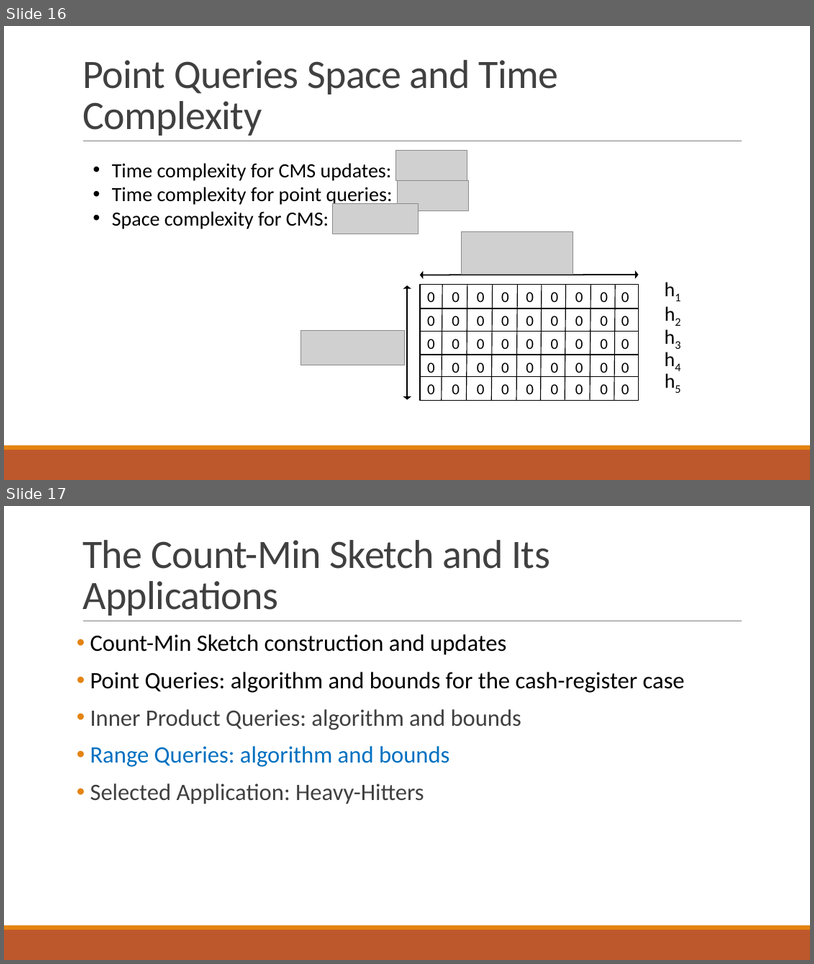
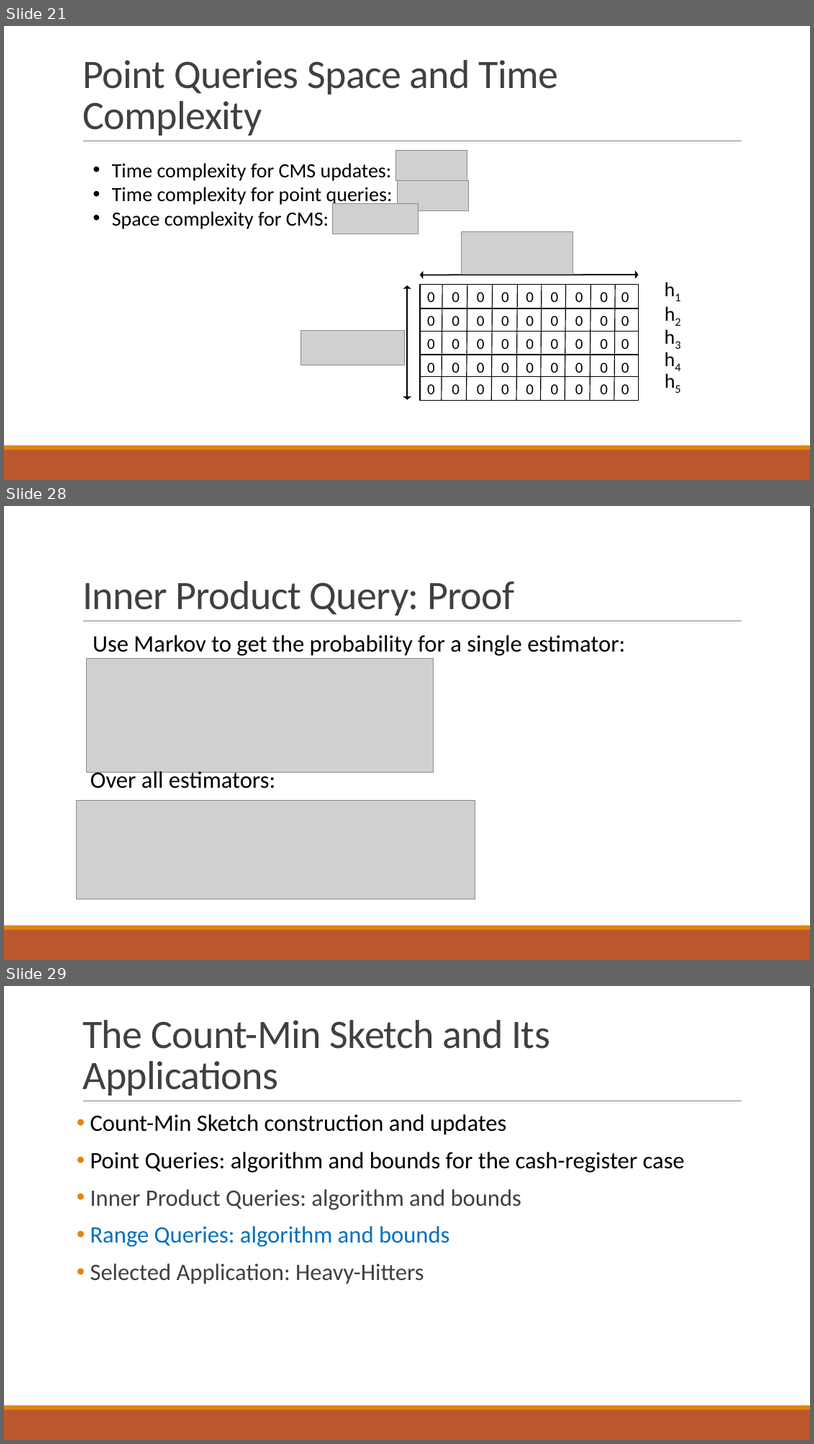
Before and after one commit to ewagner46/count_min_sketch_technical_summary, a slide deck: count_min_sketch_talk_EW.pptx. Shown one above the other, each under a label of ours: slides 16 and 17 before the commit, slides 21, 28 and 29 after it; the slides between them are not shown. The pictures are 814x964 and 814x1444 pixels, drawn with LibreOffice and Linux fonts; fonts in the diff are those of the drawing; grey boxes stand for pictures. Boxes give left, top, right and bottom in pixels: in the first picture for what was removed or moved away, otherwise in the second. Text is boxed around its words. In the diff, an @@ line names an element or a change of style, - is before the commit and + after.

Commit message:
range query tex revisions. added ravi and matts slides

```diff
--- a/count_min_sketch_talk_EW.pptx
+++ b/count_min_sketch_talk_EW.pptx
@@ slide 28 added at bbox=[4, 506, 810, 960], background #FFFFFF; not listed: 3 template elements that a slide beside it also shows @@
@@ title added at bbox=[82, 581, 514, 615], 48 pt, text #404040 @@
+Inner Product Query: Proof
@@ text added at bbox=[93, 635, 625, 656], 28 pt, text #000000 @@
+Use Markov to get the probability for a single estimator:
@@ picture added at bbox=[87, 659, 434, 773] @@
@@ text added at bbox=[90, 768, 275, 788], 28 pt, text #000000 @@
+Over all estimators:
@@ picture added at bbox=[77, 800, 476, 899] @@
@@ what was slide 16 is now slide 21 @@
@@ what was slide 17 is now slide 29 @@
```
Also in this commit, not shown: 6 slides changed, 12 other slides added, 1 other file.
